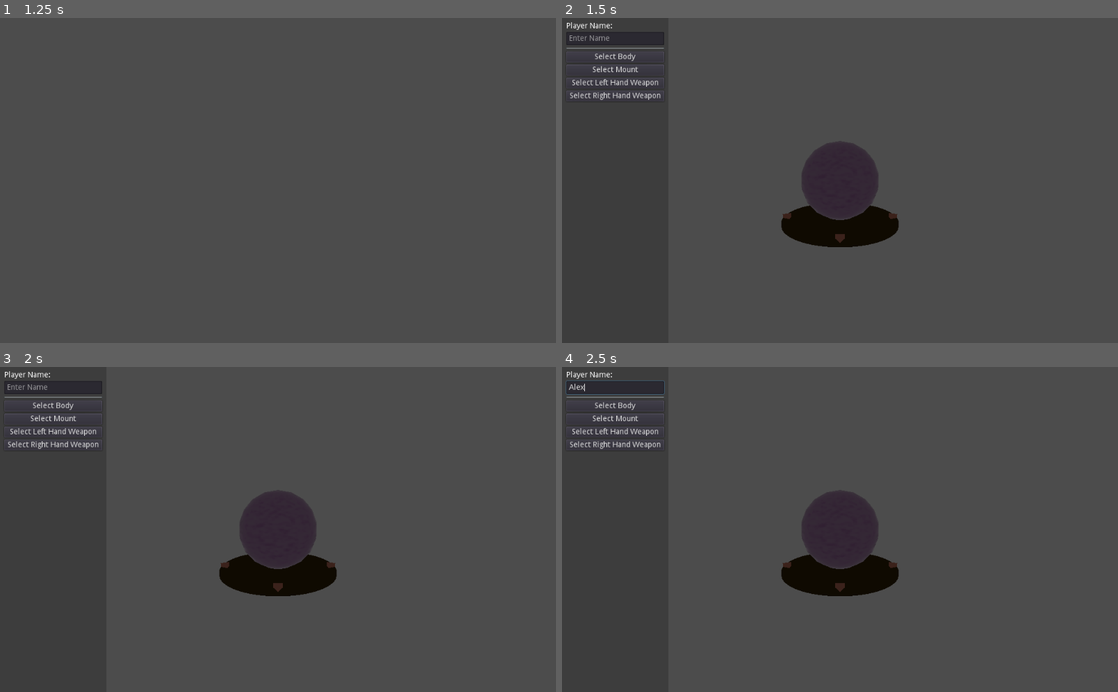
Above: before the commit, frames 1-4 (two rows, left to right).
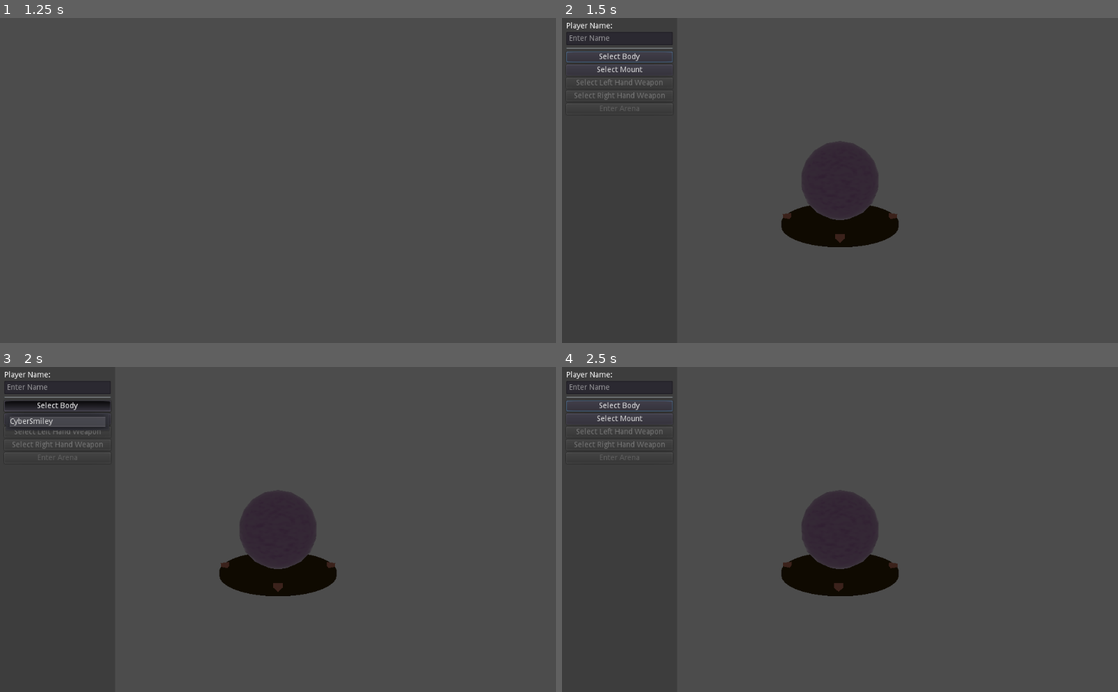
Above: after the commit, the same moments.

Repository: ObsidianBlk/Twin-Sticky
Game: Godot game, scene res://World.tscn
Two runs of this game, one before a commit and one after it. Both use one fixed random seed, a clock stepped at 60 frames per second and the inputs below.
Inputs (mouse positions are in pixels of both pictures, inside the frame that each line leads up to):
- Up to frame 1 (1.25 s): click "Local Play" at 0.5 s
- Up to frame 2 (1.5 s): tap Enter at 1.25 s; move the mouse to (962, 164) at 1.27 s; hold Right (ui_right) from 1.28 s (still down); tap Keypad Enter (ui_accept) at 1.35 s; click (962, 164) at 1.42 s
- Up to frame 3 (2 s): keep holding Right (ui_right); tap Space (booster_jump) at 1.52 s; tap End (ui_end) at 1.55 s
- Up to frame 4 (2.5 s): release Right (ui_right) at 2 s; click (617, 386) at 2.02 s; type "Alex" at 2.1 s

Frame 1 is identical in both runs. In frame 2, 0.7% of the frame differs, in the area x 0-21%, y 4-30%; in frame 3, 1.2%; in frame 4, 0.8%.

Commit message:
MUI ui_* action manipulation improved. TrackBotBuilder navigation improved. Game handling of TrackBotBuilder definition slightly more robust.

Diff:
--- a/Game/Game.gd
+++ b/Game/Game.gd
@@ -11,7 +11,14 @@
 # -----------------------------------------------------------------------------
 const TRACKBOT : PackedScene = preload("res://Objects/TrackBot/TrackBot.tscn")
 const BOOSTER : PackedScene = preload("res://Objects/TrackBot/Boosters/Jank_Booster.tscn")
-#const WEAPONMOUNT : PackedScene = preload("res://Objects/TrackBot/WeaponMount/WeaponMount.tscn")
+
+const DEFAULT_TRACKBOT_DEFINITION : Dictionary = {
+	"body":"",
+	"weaponmount": "WEAPONMOUNTS.CyberSmile",
+	"weapon_1":"",
+	"weapon_2":"",
+	"booster":""
+}
 
 const ZOOM_LEVEL : float = 0.25
 const PITCH_DEGREE : float = 60.0
@@ -41,8 +48,8 @@
 # -----------------------------------------------------------------------------
 # Private Methods
 # -----------------------------------------------------------------------------
-func _MountWeapon(weapon_name : String, trackbot : Spatial, mount_id : int) -> int:
-	var weapon : Spatial = AssetDB.get_by_name("WEAPONS.%s"%[weapon_name])
+func _MountWeapon(weapon_key : String, trackbot : Spatial, mount_id : int) -> int:
+	var weapon : Spatial = AssetDB.get_by_name(weapon_key)
 	if weapon:
 		if trackbot.has_method("mount_item"):
 			if not trackbot.item_mounted(mount_id):
@@ -98,11 +105,18 @@
 	if remote_pid > 0:
 		group_name = "%s_%s"%[group_name, remote_pid]
 
+	var tbdef : Dictionary = {}
+	if "trackbot" in def:
+		tbdef = def.trackbot
+		for key in DEFAULT_TRACKBOT_DEFINITION.keys():
+			if not key in tbdef:
+				tbdef[key] = DEFAULT_TRACKBOT_DEFINITION[key]
+
 	var bots = get_tree().get_nodes_in_group(group_name)
 	if bots.size() <= 0:
 		var y : float = hexregion_node.region_resource.get_height_at(Vector3.ZERO)
 		var tb : Spatial = TRACKBOT.instance()
-		tb.asset_key = "TRACKBOTS.CyberSmiley"
+		tb.asset_key = tbdef.body
 		tb.set_name("%s_%s"%[remote_pid, pid + 1])
 		tb.add_to_group(group_name)
 		tb.set_network_master(remote_pid)
@@ -111,18 +125,20 @@
 		var _res : int = Lobby.add_local_player(remote_pid, pid, player_name)
 		tb.bot_name = Lobby.get_player_name(remote_pid, pid)
 
-		var wmount = AssetDB.get_by_name("WEAPONMOUNTS.CyberSmiley")#WEAPONMOUNT.instance()
+		var wmount = AssetDB.get_by_name(tbdef.weaponmount)
 		wmount.local_player_id = pid + 1
 		wmount.set_network_master(remote_pid)
 		tb.add_weapon_mount(wmount)
 
-		var res : int = _MountWeapon("CyberShotgun", tb, 1)
-		if res != OK:
-			printerr("Failed to mount CyberShotgun to Trackbot ID ", pid)
+		if tbdef.weapon_1 != "":
+			var res : int = _MountWeapon(tbdef.weapon_1, tb, 1)
+			if res != OK:
+				printerr("Failed to mount CyberShotgun to Trackbot ID ", pid)
 
-		res = _MountWeapon("PLASMA", tb, 2)
-		if res != OK:
-			printerr("Failed to mount PLASMA to Trackbot ID ", pid)
+		if tbdef.weapon_2 != "":
+			var res : int = _MountWeapon(tbdef.weapon_2, tb, 2)
+			if res != OK:
+				printerr("Failed to mount PLASMA to Trackbot ID ", pid)
 
 		var booster = BOOSTER.instance()
 		booster.local_player_id = pid + 1
@@ -132,12 +148,8 @@
 
 		if get_tree().has_network_peer():
 			if remote_pid == get_tree().get_network_unique_id():
-#				if pid == 1:
-#					emit_signal("local_player_2", true)
 				def["playername"] = Lobby.get_player_name(remote_pid, pid)
 				Net.announce_local_player(pid, remote_pid, def)
-#		elif pid == 1:
-#			emit_signal("local_player_2", true)
 
 # -----------------------------------------------------------------------------
 # Handler Methods
@@ -158,8 +170,3 @@
 		rpc("r_spawn_projectile", projectile_name, position, direction, trackbot.name)
 	else:
 		r_spawn_projectile(projectile_name, position, direction, trackbot.name)
-#	if projectile_name in PROJECTILE:
-#		var projectile = PROJECTILE[projectile_name].instance()
-#		projectile.direction = direction
-#		add_child(projectile)
-#		projectile.global_transform.origin = position
--- a/Objects/TrackBot/TrackBot.gd
+++ b/Objects/TrackBot/TrackBot.gd
@@ -249,7 +249,7 @@
 
 func get_build_dict() -> Dictionary:
 	var bd : Dictionary = {
-		"trackbot": asset_key,
+		"body": asset_key,
 		"weaponmount": "",
 		"weapon_1": "",
 		"weapon_2": "",
@@ -257,8 +257,8 @@
 	}
 	if _weaponmount_node != null:
 		bd.weaponmount = _weaponmount_node.asset_key
-		bd.weapon_1 = _weaponmount_node.get_mount_asset_key(0)
-		bd.weapon_2 = _weaponmount_node.get_mount_asset_key(1)
+		bd.weapon_1 = _weaponmount_node.get_mount_asset_key(1)
+		bd.weapon_2 = _weaponmount_node.get_mount_asset_key(2)
 	return bd
 
 # ------------------------------------------------------------------------------
--- a/Scripts/Auto/MUI.gd
+++ b/Scripts/Auto/MUI.gd
@@ -10,12 +10,12 @@
 # Constants
 # ------------------------------------------------------------------------------
 const UI_ACTION_BASE_NAME : String = "ui_"
+const UI_ACTION_BACKUP_PREFIX : String = "bk_"
 enum DEVICE_TYPE {Keyboard=0, Joypad=1}
 
 # ------------------------------------------------------------------------------
 # Variables
 # ------------------------------------------------------------------------------
-var _mu_ui_action_names : Array = []
 var _mu_input_action_names : Array = []
 var _users : Array = []
 var _ui_user_uid : int = -1
@@ -25,45 +25,12 @@
 # Override Methods
 # ------------------------------------------------------------------------------
 func _ready() -> void:
-	pass
-
-
-#func _input(event : InputEvent) -> void:
-#	for ui in _mu_ui_action_names:
-#		if _users[ui.uid].ui_control != null:
-#			if event.is_action_pressed(ui.action):
-#				var success : bool = true
-#				match ui.core_action:
-#					"ui_accept":
-#						pass
-#					"ui_select":
-#						pass
-#					"ui_cancel":
-#						pass
-#					"ui_focus_next":
-#						pass
-#					"ui_focus_prev":
-#						pass
-#					"ui_left":
-#						pass
-#					"ui_right":
-#						pass
-#					"ui_up":
-#						pass
-#					"ui_down":
-#						pass
-#					"ui_page_up":
-#						pass
-#					"ui_page_down":
-#						pass
-#					"ui_home":
-#						pass
-#					"ui_end":
-#						pass
-#				var st : SceneTree = get_tree()
-#				if st and success:
-#					st.set_input_as_handled()
-
+	for action_name in InputMap.get_actions():
+		if action_name.begins_with(UI_ACTION_BASE_NAME):
+			var new_action_name : String = "%s%s"%[UI_ACTION_BACKUP_PREFIX, action_name]
+			InputMap.add_action(new_action_name)
+			for input in InputMap.get_action_list(action_name):
+				InputMap.action_add_event(new_action_name, input)
 
 # ------------------------------------------------------------------------------
 # Public Methods
@@ -174,7 +141,7 @@
 
 	for action_name in InputMap.get_actions():
 		var naction_name : String = "%s_%s"%[action_name, String(uid+1)]
-		if action_name.begins_with(UI_ACTION_BASE_NAME) or _mu_input_action_names.find(action_name) >= 0:
+		if _mu_input_action_names.find(action_name) >= 0:
 			for input in InputMap.get_action_list(action_name):
 				match device_type:
 					DEVICE_TYPE.Keyboard:
@@ -182,8 +149,6 @@
 							var kinput : InputEventKey = input.duplicate()
 							if not InputMap.has_action(naction_name):
 								InputMap.add_action(naction_name)
-								if naction_name.begins_with(UI_ACTION_BASE_NAME):
-									_mu_ui_action_names.append({"action":naction_name, "core_action":action_name, "uid":uid})
 							InputMap.action_add_event(naction_name, kinput)
 					DEVICE_TYPE.Joypad:
 						var icls = input.get_class()
@@ -192,8 +157,6 @@
 							jinput.device = device_id
 							if not InputMap.has_action(naction_name):
 								InputMap.add_action(naction_name)
-								if naction_name.begins_with(UI_ACTION_BASE_NAME):
-									_mu_ui_action_names.append({"action":naction_name, "core_action":action_name, "uid":uid})
 							InputMap.action_add_event(naction_name, jinput)
 	return OK
 
@@ -204,14 +167,9 @@
 	if _users[uid] != null:
 		for action_name in InputMap.get_actions():
 			var naction_name : String = "%s_%s"%[action_name, String(uid+1)]
-			if naction_name.begins_with(UI_ACTION_BASE_NAME) or _mu_input_action_names.find(action_name) >= 0:
+			if _mu_input_action_names.find(action_name) >= 0:
 				if InputMap.has_action(naction_name):
 					InputMap.erase_action(naction_name)
-					if naction_name.begins_with(UI_ACTION_BASE_NAME):
-						for i in range(_mu_ui_action_names.size()):
-							if _mu_ui_action_names[i].action == naction_name:
-								_mu_ui_action_names.remove(i)
-								break
 		_users[uid] = null
 	return OK
 
@@ -223,12 +181,34 @@
 func give_user_ui_control(uid : int) -> bool:
 	if uid >= 0 and uid < _users.size() and uid != _ui_user_uid:
 		_ui_user_uid = uid
+
+		for action_name in InputMap.get_actions():
+			if action_name.begins_with(UI_ACTION_BASE_NAME):
+				var bk_action_name : String = "%s%s"%[UI_ACTION_BACKUP_PREFIX, action_name]
+				InputMap.action_erase_events(action_name)
+				for input in InputMap.get_action_list(bk_action_name):
+					# TODO(?): Duplicate input instead of using it directly?
+					match _users[uid].device_type:
+						DEVICE_TYPE.Keyboard:
+							if input is InputEventKey:
+								InputMap.action_add_event(action_name, input)
+						DEVICE_TYPE.Joypad:
+							if input is InputEventJoypadButton or input is InputEventJoypadMotion:
+								input.device = _users[uid].device_id
+								InputMap.action_add_event(action_name, input)
+
 		emit_signal("ui_user_changed", _ui_user_uid)
 		return true
 	return false
 
 func free_ui_control() -> void:
 	_ui_user_uid = -1
+	for action_name in InputMap.get_actions():
+		if action_name.begins_with(UI_ACTION_BASE_NAME):
+			var bk_action_name : String = "%s%s"%[UI_ACTION_BACKUP_PREFIX, action_name]
+			InputMap.action_erase_events(action_name)
+			for input in InputMap.get_action_list(bk_action_name):
+				InputMap.action_add_event(action_name, input)
 	emit_signal("ui_user_changed", _ui_user_uid)
 
 func user_has_ui_control(uid : int) -> bool:
--- a/TrackBotBuilder/TrackBotBuilder.gd
+++ b/TrackBotBuilder/TrackBotBuilder.gd
@@ -46,6 +46,7 @@
 func _ready() -> void:
 	_ui.connect("part_changed", self, "_on_part_changed")
 	_ui.connect("playername_changed", self, "_on_playername_changed")
+	_ui.connect("enter_arena_requested", self, "_on_enter_arena_requested")
 	if not MUI.is_uid_valid(pid):
 		printerr("TrackBotBuilder given invalid Player ID, ", pid)
 		# TODO: Lock away more stuff?
@@ -92,11 +93,11 @@
 	elif event.is_action_released(ename):
 		_orbit_x[1] = 0.0
 
-	if event.is_action_pressed("wm_fire_l_%s"%[pid + 1]) or event.is_action_pressed("wm_fire_r_%s"%[pid + 1]):
-		emit_signal("start_game", pid, {
-			"trackbot": _trackbot.get_build_dict(),
-			"playername": _playername
-		})
+#	if event.is_action_pressed("wm_fire_l_%s"%[pid + 1]) or event.is_action_pressed("wm_fire_r_%s"%[pid + 1]):
+#		emit_signal("start_game", pid, {
+#			"trackbot": _trackbot.get_build_dict(),
+#			"playername": _playername
+#		})
 
 
 func _process(delta : float) -> void:
@@ -110,13 +111,8 @@
 func _StartBuilder() -> void:
 	if _trackbot == null:
 		_trackbot = TRACKBOT.instance()
-#		_trackbot.asset_key = "TRACKBOTS.CyberSmiley"
 		_trackbot.set_static()
 		_trackbot_container.add_child(_trackbot)
-#		var wmount = AssetDB.get_by_name("WEAPONMOUNTS.CyberSmiley")
-#		wmount.local_player_id = pid + 1
-#		wmount.lock_player_control(true)
-#		_trackbot.add_weapon_mount(wmount)
 
 func _SwapBody(body_key : String) -> void:
 	if _trackbot != null:
@@ -167,6 +163,12 @@
 		fowner.release_focus()
 		_ui.visible = false
 
+func _on_enter_arena_requested() -> void:
+	emit_signal("start_game", pid, {
+		"trackbot": _trackbot.get_build_dict(),
+		"playername": _playername
+	})
+
 func _on_playername_changed(player_name : String) -> void:
 	_playername = player_name
 
--- a/TrackBotBuilder/UI/TBOptions.gd
+++ b/TrackBotBuilder/UI/TBOptions.gd
@@ -6,6 +6,7 @@
 # ------------------------------------------------------------------------------
 signal part_changed(req)
 signal playername_changed(player_name)
+signal enter_arena_requested()
 
 
 # ------------------------------------------------------------------------------
@@ -16,6 +17,7 @@
 onready var tbwm_menu : MenuButton = $MC/VBC/TBWM
 onready var tblw_menu : MenuButton = $MC/VBC/TBLeftWeapon
 onready var tbrw_menu : MenuButton = $MC/VBC/TBRightWeapon
+onready var enterarena_button : Button = $MC/VBC/EnterArena
 
 # ------------------------------------------------------------------------------
 # Override Methods
@@ -50,9 +52,20 @@
 	pop.connect("index_pressed", self, "_on_item_index_press", [tbrw_menu, "RightWeapon"])
 
 # ------------------------------------------------------------------------------
+# Public Methods
+# ------------------------------------------------------------------------------
+func grab_focus() -> void:
+	tbbody_menu.grab_focus()
+
+# ------------------------------------------------------------------------------
 # Handler Methods
 # ------------------------------------------------------------------------------
 func _on_item_index_press(idx : int, mb : MenuButton, part_name : String) -> void:
+	if mb == tbwm_menu:
+		tblw_menu.disabled = false
+		tbrw_menu.disabled = false
+		enterarena_button.disabled = false
+
 	var pop : PopupMenu = mb.get_popup()
 	mb.text = pop.get_item_text(idx)
 	var key : String = pop.get_item_metadata(idx)
@@ -61,3 +74,6 @@
 
 func _on_PlayerName_text_changed(new_text : String) -> void:
 	emit_signal("playername_changed", new_text)
+
+func _on_EnterArena_pressed():
+	emit_signal("enter_arena_requested")
--- a/TrackBotBuilder/UI/TBOptions.tscn
+++ b/TrackBotBuilder/UI/TBOptions.tscn
@@ -8,12 +8,12 @@
 script = ExtResource( 1 )
 
 [node name="ColorRect" type="ColorRect" parent="."]
-margin_right = 196.0
+margin_right = 212.0
 margin_bottom = 600.0
 color = Color( 0.219608, 0.219608, 0.219608, 0.752941 )
 
 [node name="MC" type="MarginContainer" parent="."]
-margin_right = 196.0
+margin_right = 212.0
 margin_bottom = 600.0
 custom_constants/margin_right = 8
 custom_constants/margin_top = 8
@@ -23,28 +23,29 @@
 [node name="VBC" type="VBoxContainer" parent="MC"]
 margin_left = 8.0
 margin_top = 8.0
-margin_right = 188.0
+margin_right = 204.0
 margin_bottom = 592.0
+rect_min_size = Vector2( 196, 0 )
 
 [node name="Label" type="Label" parent="MC/VBC"]
-margin_right = 180.0
+margin_right = 196.0
 margin_bottom = 14.0
 text = "Player Name:"
 
 [node name="PlayerName" type="LineEdit" parent="MC/VBC"]
 margin_top = 18.0
-margin_right = 180.0
+margin_right = 196.0
 margin_bottom = 42.0
 placeholder_text = "Enter Name"
 
 [node name="HSeparator" type="HSeparator" parent="MC/VBC"]
 margin_top = 46.0
-margin_right = 180.0
+margin_right = 196.0
 margin_bottom = 50.0
 
 [node name="TBBody" type="MenuButton" parent="MC/VBC"]
 margin_top = 54.0
-margin_right = 180.0
+margin_right = 196.0
 margin_bottom = 74.0
 focus_mode = 2
 text = "Select Body"
@@ -52,7 +53,7 @@
 
 [node name="TBWM" type="MenuButton" parent="MC/VBC"]
 margin_top = 78.0
-margin_right = 180.0
+margin_right = 196.0
 margin_bottom = 98.0
 focus_mode = 2
 text = "Select Mount"
@@ -60,18 +61,28 @@
 
 [node name="TBLeftWeapon" type="MenuButton" parent="MC/VBC"]
 margin_top = 102.0
-margin_right = 180.0
+margin_right = 196.0
 margin_bottom = 122.0
 focus_mode = 2
+disabled = true
 text = "Select Left Hand Weapon"
 flat = false
 
 [node name="TBRightWeapon" type="MenuButton" parent="MC/VBC"]
 margin_top = 126.0
-margin_right = 180.0
+margin_right = 196.0
 margin_bottom = 146.0
 focus_mode = 2
+disabled = true
 text = "Select Right Hand Weapon"
 flat = false
 
+[node name="EnterArena" type="Button" parent="MC/VBC"]
+margin_top = 150.0
+margin_right = 196.0
+margin_bottom = 170.0
+disabled = true
+text = "Enter Arena"
+
 [connection signal="text_changed" from="MC/VBC/PlayerName" to="." method="_on_PlayerName_text_changed"]
+[connection signal="pressed" from="MC/VBC/EnterArena" to="." method="_on_EnterArena_pressed"]
--- a/World.tscn
+++ b/World.tscn
@@ -52,6 +52,7 @@
 size = Vector2( 1024, 600 )
 size_override_stretch = true
 world = SubResource( 2 )
+handle_input_locally = false
 render_target_update_mode = 3
 
 [node name="GimbleCamera" parent="GameView/Viewports/VP1C/Viewport_P1" groups=["Camera_P1"] instance=ExtResource( 8 )]
@@ -77,6 +78,7 @@
 size = Vector2( 1920, 1080 )
 size_override_stretch = true
 world = SubResource( 3 )
+handle_input_locally = false
 render_target_update_mode = 0
 
 [node name="GimbleCamera" parent="GameView/Viewports/VP2C/Viewport_P2" groups=["Camera_P2"] instance=ExtResource( 8 )]
